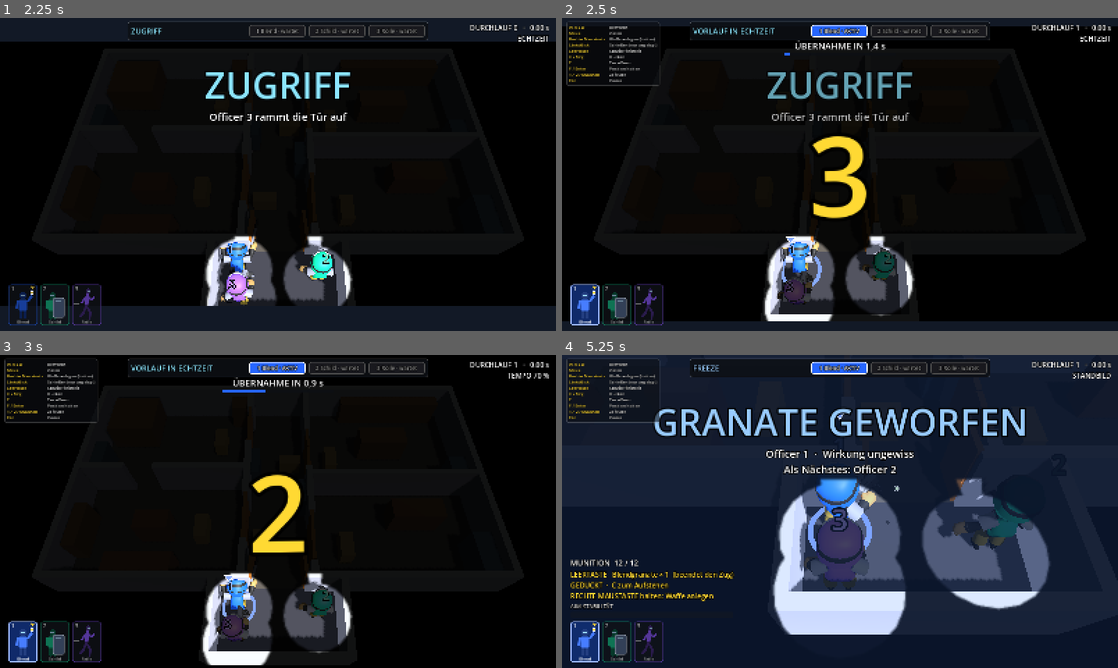
Above: before the commit, frames 1-4 (two rows, left to right).
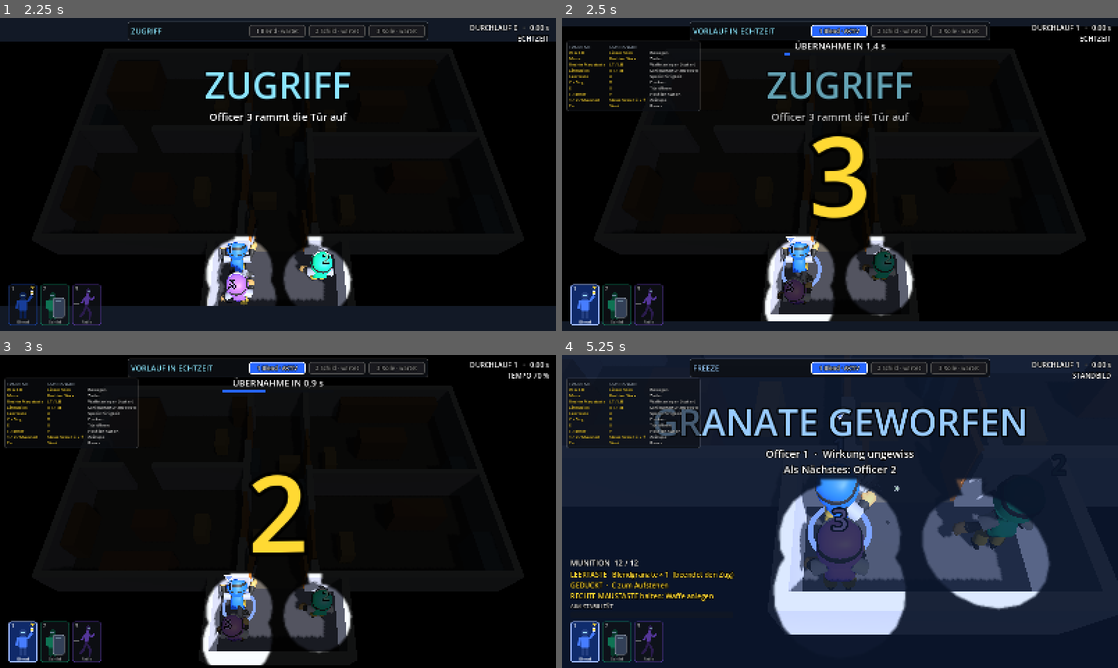
Above: after the commit, the same moments.

Repository: mathologyyy/showdown
Game: Godot game, scene res://scenes/main.tscn
Two runs of this game, one before a commit and one after it. Both use one fixed random seed, a clock stepped at 60 frames per second and the inputs below.
Inputs (mouse positions are in pixels of both pictures, inside the frame that each line leads up to):
- Up to frame 1 (2.25 s): tap Enter (ui_accept) at 0.5, 0.77, 1.52 s; move the mouse to (400, 158) at 0.52 s; hold Right (ui_right) 0.53-1.28 s; tap R at 0.6, 1.55, 2.1 s; click (400, 158) at 0.67 s; tap N at 0.8, 1.35 s; move the mouse to (166, 190) at 1.27 s; hold Down (ui_down) 1.28-2.03 s; click (166, 190) at 1.42 s; move the mouse to (333, 105) at 2.02 s; hold Right (ui_right) from 2.03 s (still down); click (333, 105) at 2.17 s
- Up to frame 2 (2.5 s): keep holding Right (ui_right); tap N at 2.3 s
- Up to frame 3 (3 s): move the mouse to (250, 574) at 2.77 s; release Right (ui_right) at 2.78 s; hold Up (ui_up) from 2.78 s (still down); tap N at 2.85 s; click (250, 574) at 2.92 s
- Up to frame 4 (5.25 s): tap Enter (ui_accept) at 3.02, 3.77, 4.52 s; tap R at 3.05, 4.55 s; move the mouse to (1006, 558) at 3.52 s; release Up (ui_up) at 3.53 s; hold Space 3.53-4.28 s; hold Left (ui_left) 3.53-5.03 s; click (1006, 558) at 3.67 s; tap N at 3.8 s; tap Escape at 4.15 s; move the mouse to (673, 464) at 4.27 s; tap F at 4.35 s; click (673, 464) at 4.42 s; move the mouse to (867, 511) at 5.02 s; hold Down (ui_down) from 5.03 s (still down); tap E at 5.1 s; click (867, 511) at 5.17 s

Frame 1 is identical in both runs. In frame 2, 1.5% of the frame differs, in the area x 0-25%, y 1-30%; in frame 3, 1.5%; in frame 4, 1.9%.

Commit message:
Controller-Eingabe: Sticks, LT/LB anlegen, RT/RB schießen, Pausemenü per Start
Co-Authored-By: Claude Fable 5.2 <noreply@anthropic.com>
Claude-Session: https://claude.ai/code/session_019KGUCiKQWdvFfzwKJNJyVD

Diff:
--- a/scripts/game_manager.gd
+++ b/scripts/game_manager.gd
@@ -84,6 +84,11 @@
 const STAR_SECONDS := 15.0
 const STAR_EXTRA_SHOTS := 2         # erlaubte Schüsse = Zahl der Gegner + so viele
 const STAR_PASSES := 4
+## Controller: linker Stick bewegt, rechter Stick zielt, LT/LB legt die Waffe an, RT/RB schießt.
+const PAD_MOVE_DEADZONE := 0.25
+const PAD_AIM_DEADZONE := 0.3
+const PAD_TRIGGER := 0.5            # ab dieser Auslenkung gilt ein Trigger (LT/RT) als gedrückt
+const PAD_THROW_DEFAULT := 5.0      # Wurfweite der Granate (m), solange der rechte Stick ruht
 const CAM_PITCH_DEG := 60.0
 const CAM_FOV := 50.0
 
@@ -150,6 +155,11 @@
 var _taken := false
 var _fire_req := false
 var _hold_req := false
+var _pad_active := false             # zuletzt benutztes Eingabegerät war ein Controller
+var _pad_dev := 0                    # Gerätenummer dieses Controllers
+var _pad_fire_down := false          # RT über der Schwelle (ein Schuss pro Durchdrücken)
+var _pad_aim_dir := Vector3.ZERO     # letzte Zielrichtung per Stick (ZERO = Blickrichtung des Officers)
+var _pad_aim_dist := PAD_THROW_DEFAULT
 var _settle := 0                     # Ticks Pause nach einem Reset (Physik übernimmt Teleports)
 var _break_left := 0.0
 var _last_usec := 0
@@ -487,6 +497,8 @@
 	_hud.hide_card()
 	_go_step = 0
 	_go_t = 0.0
+	_pad_aim_dir = Vector3.ZERO
+	_pad_aim_dist = PAD_THROW_DEFAULT
 	if _solo:
 		_hud.show_card("LETZTER OFFICER", "Keine Runden mehr  ·  ab jetzt läuft alles ohne Zurückspulen durch",
 				COL_DANGER, 3.0)
@@ -626,7 +638,7 @@
 	_hud.hide_card()
 	_hud.set_letterbox(false)
 	_hud.set_rewind(false)
-	_hud.set_panel_text("MISSION FAILED\n\n%s\n\n[R] Durchlauf wiederholen      [N] Neue Mission" % reason)
+	_hud.set_panel_text("MISSION FAILED\n\n%s\n\n[R / A] Durchlauf wiederholen      [N / Y] Neue Mission" % reason)
 
 
 ## Abschluss-Replay: die Timeline aller Auswertungen in Echtzeit, ohne Sichtkegel.
@@ -679,7 +691,7 @@
 			+ "Schüsse Gegner: %d\n"
 			+ "Geiseln gerettet: %d / %d\n"
 			+ "Officer einsatzfähig: %d / %d\n\n"
-			+ "[R] Replay erneut      [N] Neue Mission") % [
+			+ "[R / A] Replay erneut      [N / Y] Neue Mission") % [
 			stars.strip_edges(), lines, enemy_shots,
 			_count_alive(hostages), hostages.size(),
 			_count_alive(officers), officers.size()])
@@ -1221,7 +1233,26 @@
 # =============================================================================
 
 func _unhandled_input(event: InputEvent) -> void:
+	if event is InputEventJoypadButton:
+		_use_pad(event.device)
+		if event.pressed:
+			_pad_button(event.button_index)
+		return
+	if event is InputEventJoypadMotion:
+		if absf(event.axis_value) > PAD_TRIGGER:
+			_use_pad(event.device)
+		if event.axis == JOY_AXIS_TRIGGER_RIGHT and event.device == _pad_dev:
+			var down: bool = event.axis_value > PAD_TRIGGER
+			if down and not _pad_fire_down:
+				request_fire()
+			_pad_fire_down = down
+		return
+	if event is InputEventMouseMotion:
+		if event.relative.length() > 2.0:
+			_pad_active = false          # Maus bewegt: wieder mit dem Mauszeiger zielen
+		return
 	if event is InputEventMouseButton and event.pressed:
+		_pad_active = false
 		if event.button_index == MOUSE_BUTTON_LEFT:
 			request_fire()
 		elif event.button_index == MOUSE_BUTTON_WHEEL_UP:
@@ -1229,6 +1260,7 @@
 		elif event.button_index == MOUSE_BUTTON_WHEEL_DOWN:
 			TimeControl.adjust(-0.01)
 	elif event is InputEventKey and event.pressed and not event.echo:
+		_pad_active = false
 		match event.physical_keycode:
 			KEY_SPACE:
 				request_action()
@@ -1243,16 +1275,58 @@
 			KEY_2:
 				TimeControl.adjust(0.01)
 			KEY_R:
-				if phase == Phase.FAILED:
-					rounds.retry_pass()
-					_start_turn()
-				elif phase == Phase.RESULTS:
-					_start_final_replay()
+				_retry_or_replay()
 			KEY_N:
-				if phase == Phase.FAILED or phase == Phase.RESULTS:
-					TimeControl.override_scale = -1.0
-					get_tree().reload_current_scene()
+				_new_mission()
 			# ESC gehört dem Pausemenü (scripts/pause_menu.gd)
+
+
+## Controller-Taste gedrückt. A und Y haben nach Fehlschlag/Ergebnis die Rolle von R und N.
+## Start gehört dem Pausemenü (scripts/pause_menu.gd).
+func _pad_button(button: int) -> void:
+	var ended := phase == Phase.FAILED or phase == Phase.RESULTS
+	match button:
+		JOY_BUTTON_RIGHT_SHOULDER:
+			request_fire()
+		JOY_BUTTON_A:
+			if ended:
+				_retry_or_replay()
+			else:
+				request_action()
+		JOY_BUTTON_B:
+			request_crouch()
+		JOY_BUTTON_X:
+			request_door()
+		JOY_BUTTON_Y:
+			if ended:
+				_new_mission()
+			else:
+				request_hold()
+		JOY_BUTTON_DPAD_UP:
+			TimeControl.adjust(0.01)
+		JOY_BUTTON_DPAD_DOWN:
+			TimeControl.adjust(-0.01)
+
+
+func _use_pad(device: int) -> void:
+	_pad_active = true
+	_pad_dev = device
+
+
+## R bzw. A: nach Fehlschlag den Durchlauf wiederholen, im Ergebnis das Replay erneut zeigen.
+func _retry_or_replay() -> void:
+	if phase == Phase.FAILED:
+		rounds.retry_pass()
+		_start_turn()
+	elif phase == Phase.RESULTS:
+		_start_final_replay()
+
+
+## N bzw. Y: neue Mission (nach Fehlschlag oder Ergebnis).
+func _new_mission() -> void:
+	if phase == Phase.FAILED or phase == Phase.RESULTS:
+		TimeControl.override_scale = -1.0
+		get_tree().reload_current_scene()
 
 
 func request_fire() -> void:
@@ -1292,8 +1366,38 @@
 	if Input.is_physical_key_pressed(KEY_A): move.x -= 1.0
 	if Input.is_physical_key_pressed(KEY_D): move.x += 1.0
 	var action := Input.is_physical_key_pressed(KEY_SPACE)
-	return {"move": move.normalized(), "aim": _mouse_world_point(), "action": action,
-			"aim_hold": Input.is_mouse_button_pressed(MOUSE_BUTTON_RIGHT)}
+	var aim_hold := Input.is_mouse_button_pressed(MOUSE_BUTTON_RIGHT)
+	if not _pad_active:
+		return {"move": move.limit_length(1.0), "aim": _mouse_world_point(), "action": action,
+				"aim_hold": aim_hold}
+	# Controller: linker Stick bewegt (analog), A = Aktionstaste, LT oder LB = Waffe anlegen
+	var stick := Vector2(Input.get_joy_axis(_pad_dev, JOY_AXIS_LEFT_X), Input.get_joy_axis(_pad_dev, JOY_AXIS_LEFT_Y))
+	if stick.length() > PAD_MOVE_DEADZONE:
+		move += stick
+	move = move.limit_length(1.0)
+	action = action or Input.is_joy_button_pressed(_pad_dev, JOY_BUTTON_A)
+	aim_hold = aim_hold or Input.get_joy_axis(_pad_dev, JOY_AXIS_TRIGGER_LEFT) > PAD_TRIGGER \
+			or Input.is_joy_button_pressed(_pad_dev, JOY_BUTTON_LEFT_SHOULDER)
+	return {"move": move, "aim": _pad_aim_point(move, aim_hold), "action": action, "aim_hold": aim_hold}
+
+
+## Zielpunkt per Controller: der rechte Stick gibt die Richtung vor, seine Auslenkung
+## die Wurfweite der Granate. Ruht er, schaut der Officer in Laufrichtung – außer mit
+## angelegter Waffe, dann bleibt die Zielrichtung stehen (seitwärts laufen).
+func _pad_aim_point(move: Vector2, aim_hold: bool) -> Vector3:
+	var r := Vector2(Input.get_joy_axis(_pad_dev, JOY_AXIS_RIGHT_X), Input.get_joy_axis(_pad_dev, JOY_AXIS_RIGHT_Y))
+	var deflect := r.length()
+	if deflect > PAD_AIM_DEADZONE:
+		_pad_aim_dir = Vector3(r.x, 0.0, r.y).normalized()
+		_pad_aim_dist = GRENADE_RANGE * clampf(inverse_lerp(PAD_AIM_DEADZONE, 0.95, deflect), 0.2, 1.0)
+	else:
+		_pad_aim_dist = PAD_THROW_DEFAULT
+		if not aim_hold and move.length() > 0.01:
+			_pad_aim_dir = Vector3(move.x, 0.0, move.y).normalized()
+	if _pad_aim_dir == Vector3.ZERO:
+		_pad_aim_dir = active.forward()
+	var p := active.global_position + _pad_aim_dir * maxf(_pad_aim_dist, 1.0)
+	return Vector3(p.x, Actor.EYE_HEIGHT, p.z)
 
 
 ## Mauszeiger auf die Ebene in Schusshöhe projiziert.
@@ -1483,7 +1587,7 @@
 		return
 	var di := _near_door(active)
 	if di >= 0:
-		_fx.prompts = [{"pos": doors[di].center + Vector3(0, 2.0, 0), "text": "E"}]
+		_fx.prompts = [{"pos": doors[di].center + Vector3(0, 2.0, 0), "text": "X" if _pad_active else "E"}]
 
 	var list := []
 	for g in _ghosts:
@@ -1500,7 +1604,7 @@
 	_fx.ghosts = list
 
 	if active.role == "flash" and active.grenades > 0:
-		var aim := _last_aim if input_provider.is_valid() else _mouse_world_point()
+		var aim := _last_aim if input_provider.is_valid() or _pad_active else _mouse_world_point()
 		var arc := _grenade_preview(active.eye(), _grenade_target(active, aim))
 		_fx.throw_preview = {"arc": arc, "to": arc[arc.size() - 1], "radius": FLASH_RADIUS}
 
@@ -1661,18 +1765,24 @@
 
 
 func _special_text(o: Officer) -> String:
+	# Tastennamen passend zum zuletzt benutzten Eingabegerät
+	var k_act := "A" if _pad_active else "LEERTASTE"
+	var k_crouch := "B" if _pad_active else "C"
+	var k_aim := "LT" if _pad_active else "RECHTE MAUSTASTE"
+	var k_fire := "RT" if _pad_active else "Linksklick"
 	var text := ""
 	match o.role:
 		"flash":
-			text = "LEERTASTE   Blendgranate × %d" % o.grenades \
+			text = "%s   Blendgranate × %d" % [k_act, o.grenades] \
 					+ ("  (beendet den Zug)" if GRENADE_ENDS_TURN and not _solo else "")
 		"shield":
-			text = "LEERTASTE   Schild heben" + ("  (beendet den Zug)" if SHIELD_ENDS_TURN and not _solo else "")
+			text = "%s   Schild heben" % k_act + ("  (beendet den Zug)" if SHIELD_ENDS_TURN and not _solo else "")
 		"roll":
-			text = "LEERTASTE   Hechtrolle  ·  " + ("bereit" if o.roll_ready() >= 1.0 else "lädt …")
-	var aim_line := "WAFFE ANGELEGT  ·  Linksklick schießt" if o.aiming \
-			else "RECHTE MAUSTASTE halten: Waffe anlegen"
-	return text + ("\nGEDUCKT  ·  C zum Aufstehen" if o.crouched else "\nC zum Ducken") + "\n" + aim_line
+			text = "%s   Hechtrolle  ·  " % k_act + ("bereit" if o.roll_ready() >= 1.0 else "lädt …")
+	var aim_line := "WAFFE ANGELEGT  ·  %s schießt" % k_fire if o.aiming \
+			else "%s halten: Waffe anlegen" % k_aim
+	return text + ("\nGEDUCKT  ·  %s zum Aufstehen" % k_crouch if o.crouched else "\n%s zum Ducken" % k_crouch) \
+			+ "\n" + aim_line
 
 
 # --- Hilfen ---------------------------------------------------------------------
--- a/scripts/hud.gd
+++ b/scripts/hud.gd
@@ -14,18 +14,19 @@
 const TAKEOVER_BAR_W := 320.0
 const TAKEOVER_BAR_H := 8.0
 const ICON_MARGIN := 16.0         # Abstand der Officer-Icons zum unteren Bildrand
-## Tastenbelegung (oben links): [Taste, Wirkung]
+## Tastenbelegung (oben links): [Tastatur/Maus, Controller, Wirkung]
 const KEY_HELP := [
-	["W A S D", "Bewegen"],
-	["Maus", "Zielen"],
-	["Rechte Maustaste", "Waffe anlegen (halten)"],
-	["Linksklick", "Schießen (nur angelegt)"],
-	["Leertaste", "Spezialfähigkeit"],
-	["C / Strg", "Ducken"],
-	["E", "Tür öffnen"],
-	["F / Enter", "Position halten"],
-	["1 / 2 / Mausrad", "Zeitlupe"],
-	["Esc", "Pause"],
+	["TASTATUR", "CONTROLLER", ""],
+	["W A S D", "Linker Stick", "Bewegen"],
+	["Maus", "Rechter Stick", "Zielen"],
+	["Rechte Maustaste", "LT / LB", "Waffe anlegen (halten)"],
+	["Linksklick", "RT / RB", "Schießen (nur angelegt)"],
+	["Leertaste", "A", "Spezialfähigkeit"],
+	["C / Strg", "B", "Ducken"],
+	["E", "X", "Tür öffnen"],
+	["F / Enter", "Y", "Position halten"],
+	["1 / 2 / Mausrad", "Steuerkreuz ↓ / ↑", "Zeitlupe"],
+	["Esc", "Start", "Pause"],
 ]
 
 
@@ -362,18 +363,23 @@
 	root.add_child(_hint)
 	_hint.set_anchors_and_offsets_preset(Control.PRESET_TOP_LEFT)
 	_hint.offset_left = 12
-	_hint.offset_top = 10
+	_hint.offset_top = 66                # unter der Abschnittsleiste, damit sich nichts überlappt
 	var keys := GridContainer.new()
-	keys.columns = 2
+	keys.columns = 3
 	keys.mouse_filter = Control.MOUSE_FILTER_IGNORE
 	keys.add_theme_constant_override("h_separation", 12)
 	keys.add_theme_constant_override("v_separation", 0)
 	_hint.add_child(keys)
-	for pair in KEY_HELP:
-		for col in 2:
-			var kl := _label(keys, 12, Color(1.0, 0.85, 0.2) if col == 0 else Color(0.82, 0.82, 0.82))
+	for r in KEY_HELP.size():
+		for col in 3:
+			var tint := Color(0.82, 0.82, 0.82)
+			if r == 0:
+				tint = Color(0.55, 0.6, 0.66)         # Kopfzeile
+			elif col < 2:
+				tint = Color(1.0, 0.85, 0.2)
+			var kl := _label(keys, 12, tint)
 			kl.add_theme_constant_override("outline_size", 3)
-			kl.text = pair[col]
+			kl.text = KEY_HELP[r][col]
 
 	# --- Tafel in der Mitte (Fehlschlag, Ergebnis) ---
 	_panel = PanelContainer.new()
--- a/scripts/pause_menu.gd
+++ b/scripts/pause_menu.gd
@@ -1,7 +1,8 @@
 class_name PauseMenu
 extends CanvasLayer
 ## Pausemenü: halbtransparente Abdunklung + zentriertes Panel mit „Fortsetzen“,
-## „Mission neu starten“ und „Beenden“. Esc öffnet/schließt es (siehe _input).
+## „Mission neu starten“ und „Beenden“. Esc bzw. Start am Controller öffnet/schließt es
+## (siehe _input); die Buttons lassen sich mit Steuerkreuz/Stick und A bedienen.
 ## Layer 10 und PROCESS_MODE_ALWAYS, damit es bei pausiertem Baum weiterläuft.
 ## Alles per Code aufgebaut (Stil wie hud.gd).
 
@@ -51,7 +52,7 @@
 	_button(col, "Beenden").pressed.connect(quit_game)
 
 	var hint := _label(col, 14, Color(0.7, 0.7, 0.7))
-	hint.text = "ESC  Fortsetzen"
+	hint.text = "ESC / START  Fortsetzen"
 	hint.horizontal_alignment = HORIZONTAL_ALIGNMENT_CENTER
 
 
@@ -134,6 +135,12 @@
 		toggle()
 		get_viewport().set_input_as_handled()
 		return
+	# Controller: Start öffnet/schließt das Menü, B schließt es
+	if event is InputEventJoypadButton and event.pressed:
+		if event.button_index == JOY_BUTTON_START or (is_open and event.button_index == JOY_BUTTON_B):
+			toggle()
+			get_viewport().set_input_as_handled()
+			return
 	if not is_open:
 		return
 	# Menü offen: Tastendrücke dürfen nicht ins Spiel durchfallen – außer der
